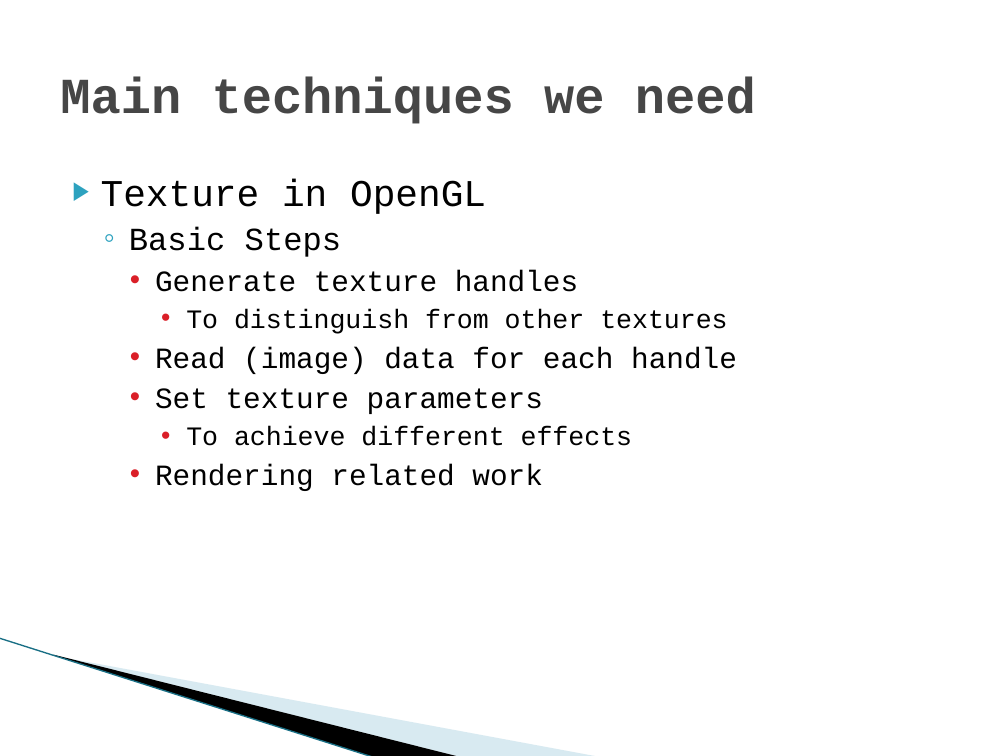
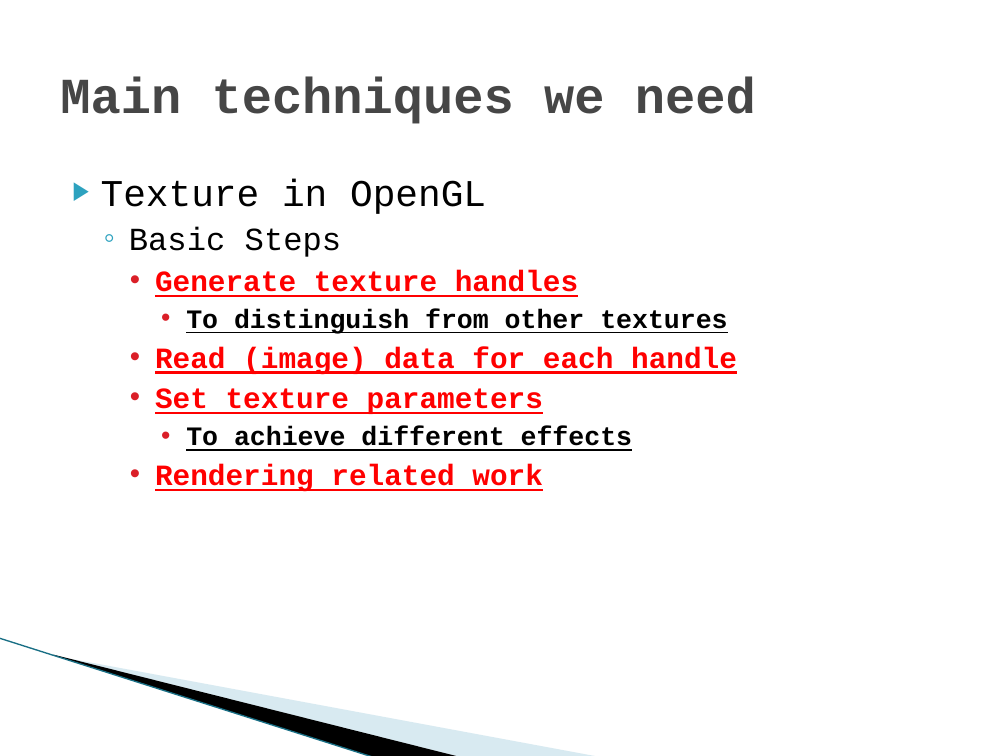
Before and after one commit to Soledad89/OpenGLTHU, a slide deck: slide 6 of Exercies/Exercies03/Exercise03.pptx. Drawn at 1008x756 pixels with LibreOffice and Linux fonts; fonts in the diff are those of the drawing; background and template pictures are left out. Boxes give left, top, right and bottom in pixels: in the first picture for what was removed or moved away, otherwise in the second. Text is boxed around its words. In the diff, an @@ line names an element or a change of style, - is before the commit and + after.

```diff
--- a/Exercies/Exercies03/Exercise03.pptx
+++ b/Exercies/Exercies03/Exercise03.pptx
@@ text at [155,270,737,492]: text colour #000000 to #FF0000 in "Generate texture handles", "Read (image) data for each handle", "Set texture parameters", "Rendering related work"; bold on, underline on in "Generate texture handles", "To distinguish from other textures", "Read (image) data for each handle", "Set texture parameters" and 2 more places @@
```
Also in this commit, not shown: 1 other slide changed, 1 other file.
